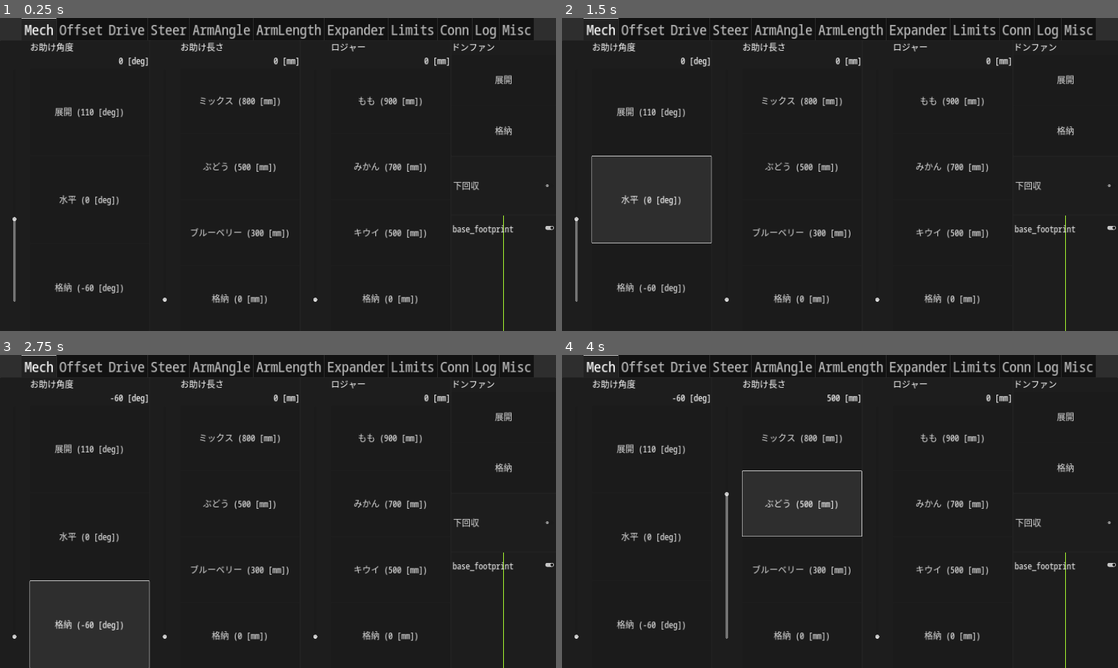
Above: before the commit, frames 1-4 (two rows, left to right).
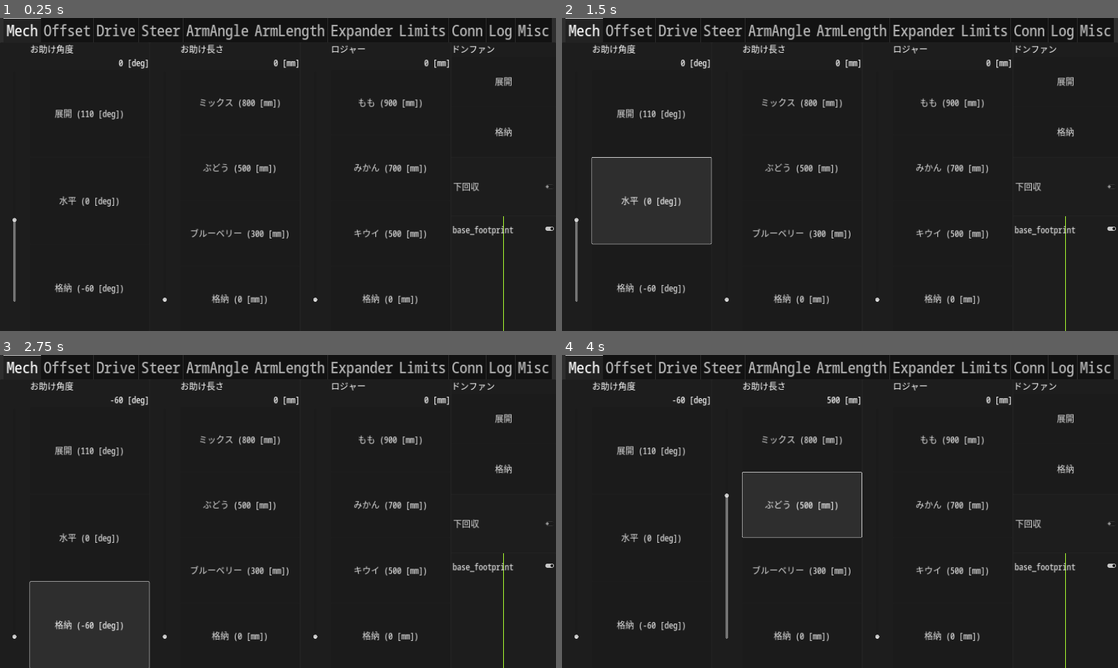
Above: after the commit, the same moments.

Repository: omuct-robotclub/nhk2023-team-a-controller
Game: Godot game, scene res://controls/controller.tscn
Same seed, same stepped clock (60 frames per second), same inputs: the game is played once before the commit and once after it.
Inputs:
- Up to frame 1 (0.25 s): no input
- Up to frame 2 (1.5 s): click "展開 (110 [deg])" at 0.5 s; click "水平 (0 [deg])" at 1.25 s
- Up to frame 3 (2.75 s): click "格納 (-60 [deg])" at 2 s
- Up to frame 4 (4 s): click "ミックス (800 [mm])" at 2.75 s; click "ぶどう (500 [mm])" at 3.5 s

The runs differ from the first frame. In frame 1, 4.8% of the frame differs, in the area x 0-100%, y 0-92%; in frame 2, 5.0%; in frame 3, 4.9%; in frame 4, 5.1%.

Commit message:
increase tab font size

Diff:
--- a/controls/controller.tscn
+++ b/controls/controller.tscn
@@ -49,7 +49,7 @@
 anchor_bottom = 1.0
 grow_horizontal = 2
 grow_vertical = 2
-theme_override_font_sizes/font_size = 50
+theme_override_font_sizes/font_size = 54
 tab_alignment = 1
 
 [node name="Mech" type="HBoxContainer" parent="MarginContainer/MainController/TabContainer"]
